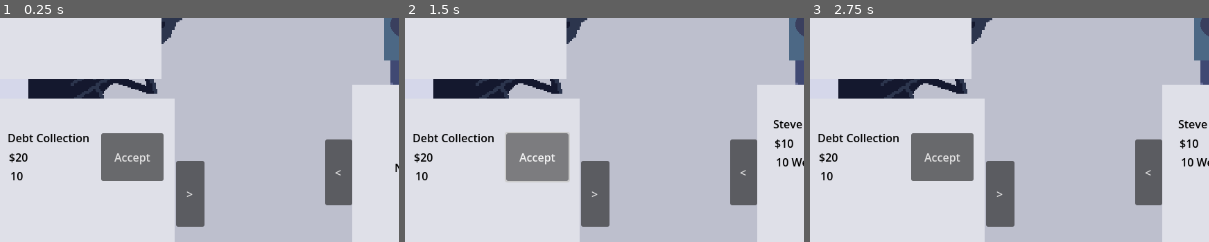
Above: before the commit, frames 1-3 (left to right).
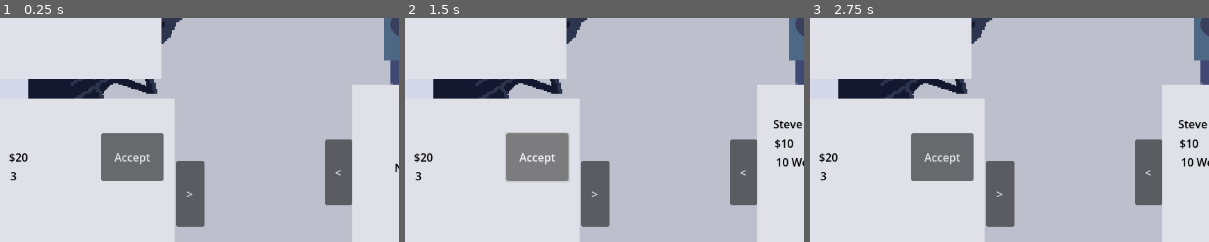
Above: after the commit, the same moments.

Repository: deruitda/ludum-dare-58
Game: Godot game, scene res://main.tscn
Same seed, same stepped clock (60 frames per second), same inputs: the game is played once before the commit and once after it.
Inputs:
- Up to frame 1 (0.25 s): no input
- Up to frame 2 (1.5 s): click "Accept" at 0.5 s; click "Accept" at 1.25 s
- Up to frame 3 (2.75 s): click "<" at 2 s
The pictures show only the part of the screen within x 14-64%, y 50-100%; the shares and areas given below are measured in that part.

The runs differ from the first frame. In frame 1, 0.5% of the frame differs, in the area x 2-23%, y 51-73%; in frame 2, 0.5%; in frame 3, 0.5%.

Commit message:
incomeStreams Type generator
incomeStreams Type generator

Diff:
--- /dev/null
+++ b/entities/IncomeStreams/IncomeStreamType/debt_collection.tres
@@ -0,0 +1,11 @@
+[gd_resource type="Resource" script_class="IncomeStreamTypeResource" load_steps=4 format=3 uid="uid://c2344ekwvlk2t"]
+
+[ext_resource type="Script" uid="uid://cifg2poebppj" path="res://entities/Worker/worker_type_resource.gd" id="1_of657"]
+[ext_resource type="Script" uid="uid://dtm2kuspofwj3" path="res://entities/IncomeStreams/income_stream_type_resource.gd" id="1_s7aht"]
+[ext_resource type="Resource" uid="uid://d1vf41qhlc86o" path="res://entities/Worker/WorkerType/soldier.tres" id="2_0kq84"]
+
+[resource]
+script = ExtResource("1_s7aht")
+type = "Debt Collection"
+accepted_worker_types = Array[ExtResource("1_of657")]([ExtResource("2_0kq84")])
+metadata/_custom_type_script = "uid://dtm2kuspofwj3"
--- /dev/null
+++ b/entities/IncomeStreams/debt_collection_resource.gd
@@ -0,0 +1,9 @@
+
+class_name DebtCollectionResource extends IncomeStreamStats
+
+#@export var income_stream_name: String = "Debt Collection"
+#@export var cost = 50
+#@export var capacity: int = 1
+#@export var duration_in_weeks: int = 3
+#@export var description: String = ""
+#@export var accepted_worker_types: Array = []
--- a/entities/IncomeStreams/income_stream.gd
+++ b/entities/IncomeStreams/income_stream.gd
@@ -3,16 +3,16 @@
 class_name IncomeStream
 
 @export var income_stream_name: String = ""
-@export var cost: int = 100
-@export var capacity: int = 1
 @export var income_per_week: int = 20
 @export var duration_in_weeks: int = 10
-@export var accepted_worker_types: Array = []
-
 @onready var active_weeks_transpired: int = 0
 @onready var total_weekly_income: int = 0
-
 @onready var currentWorkers: Array[Worker] = []
+@export var type: IncomeStreamTypeResource
+@export var cost = 50
+@export var capacity: int = 1
+@export var description: String = ""
+@export var accepted_worker_types: Array[WorkerTypeResource] = []
 
 func add_worker(worker: Worker) -> void:
 	if  capacity > len(currentWorkers):
--- /dev/null
+++ b/entities/IncomeStreams/income_stream_type_resource.gd
@@ -0,0 +1,20 @@
+extends Resource
+class_name IncomeStreamTypeResource
+
+@export var type: String
+
+@export var income_stream_name: String = ""
+@export var cost = 50
+@export var capacity: int = 1
+@export var duration_in_weeks: int = 3
+@export var description: String = ""
+@export var accepted_worker_types: Array[WorkerTypeResource] = []
+
+func create_income_stream_node() -> IncomeStream:
+	var income_stream = IncomeStream.new()
+	income_stream.type = self
+
+	income_stream.cost = cost
+	income_stream.duration_in_weeks = duration_in_weeks
+
+	return income_stream
--- a/entities/Worker/worker_resource.gd
+++ /dev/null
@@ -1,6 +0,0 @@
-extends Node
-
-class_name WorkerResource
-
-@export var worker_name: String
-@export var worker_type: WorkerTypeResource
--- a/managers/IncomeStreamsManagers/potential_income_stream_manager.gd
+++ b/managers/IncomeStreamsManagers/potential_income_stream_manager.gd
@@ -3,11 +3,28 @@
 
 signal potential_income_stream_generated(income_stream: IncomeStream)
 signal income_stream_accepted(income_stream: IncomeStream)
+var income_stream_types = [preload("res://entities/IncomeStreams/IncomeStreamType/debt_collection.tres")]
 
 func generate_income_stream() -> void:
-	var new_income_stream = IncomeStream.new()
-	new_income_stream.income_stream_name = generate_name()
-	new_income_stream.accepted_worker_types = [preload("res://entities/Worker/WorkerType/soldier.tres")]
+	var income_stream_type: IncomeStreamTypeResource = income_stream_types.pick_random()
+	var new_income_stream = income_stream_type.create_income_stream_node()
+	#match new_income_stream.type:
+		#"Debt Collection":
+			#new_income_stream.name = generate_name()
+			#new_income_stream.income_per_week = generate_income_stream()
+			#new_income_stream.duration_in_weeks = generate_duration_in_weeks()
+			#new_income_stream.active_weeks_transpired = generate_active_weeks_transpired()
+			#new_income_stream.total_weekly_income = generate_total_weekly_income()
+			#new_income_stream.currentWorkers = []
+			#new_income_stream.cost = generate_cost()
+			#new_income_stream.capacity = generate_capacity()
+			#new_income_stream.description = generate_description()
+			#new_income_stream.accepted_worker_types = generate_accepted_worker_types()
+			#print
+
+
+	#////new_income_stream.income_stream_name = generate_name()
+	#//new_income_stream.accepted_worker_types = [preload("res://entities/Worker/WorkerType/soldier.tres")]
 	add_child(new_income_stream)
 	potential_income_stream_generated.emit(new_income_stream)
 
--- a/managers/candidate_manager.gd
+++ b/managers/candidate_manager.gd
@@ -4,6 +4,42 @@
 signal worker_generated(worker: Worker)
 signal worker_hired(worker: Worker)
 
+var worker_first_names = [
+	"Luca",
+	"Fioremante",
+	"Aria",
+	"Enzo",
+	"Emiliano",
+	"Giovanni",
+	"Matteo",
+	"Nico",
+	"Armani",
+	"Romeo",
+	"Santino",
+	"Marco",
+	"Gianni",
+	"Mario",
+	"Valentino",
+	"Rocco",
+	"Lorenzo",
+	"Dario",
+	"Ernesto",
+	"Alessio",
+	"Renzo",
+	"Federico",
+	"Amadeo",
+	"Tullio",
+	"Michelangelo",
+	"Dino",
+	"Fabrizio",
+    "Gaetano"
+]
+var worker_nicknames = [
+
+]
+var worker_lastnames = [
+
+]
 func _ready() -> void:
 	pass
 	#CandidateManagerSignalBus.hire_worker_button_pressed.connect()
@@ -17,6 +53,8 @@
 	worker_generated.emit(new_worker)
 
 func generate_name() -> String:
+	#var worker_name = worker_first_names[randi() % worker_first_names.size()] + worker_nicknames[randi() % worker_nicknames.size()] + worker_last_names[randi() % worker_last_names.size()]
+
 	return "Steve"
 
 func get_hierable_workers() -> Array[Worker]:
--- /dev/null
+++ b/test/neshTest.gd
@@ -0,0 +1,37 @@
+extends Node2D
+class_name neshTest
+
+@onready var candidate_manager: CandidateManager = $CandidateManager
+@onready var worker_manager: WorkerManager = $WorkerManager
+@onready var potential_income_stream_manager: PotentialIncomeStreamsManager = $PotentialIncomeStreamManager
+@onready var accepted_income_stream_manager: AcceptedIncomeStreamsManager = $AcceptedIncomeStreamManager
+
+func _ready() -> void:
+	print('test')
+	candidate_manager.generate_worker()
+	candidate_manager.generate_worker()
+	candidate_manager.generate_worker()
+
+
+
+	var hierable_workers = candidate_manager.get_hierable_workers()
+	print(len(hierable_workers))
+
+	potential_income_stream_manager.generate_income_stream()
+	potential_income_stream_manager.generate_income_stream()
+	potential_income_stream_manager.generate_income_stream()
+	potential_income_stream_manager.generate_income_stream()
+	var income_stream = potential_income_stream_manager.accept_income_stream_by_index(0)
+
+	accepted_income_stream_manager.accept_income_stream(income_stream)
+
+	var potential_income_streams = potential_income_stream_manager.get_potential_income_streams()
+	print(len(potential_income_streams))
+
+	var selected_worker = worker_manager.get_worker_by_index(1)
+	var selected_income_stream = accepted_income_stream_manager.get_income_stream_by_index(1)
+
+
+	selected_income_stream.add_worker(selected_worker)
+
+	print(selected_income_stream.currentWorkers)
--- /dev/null
+++ b/test/neshTest.tscn
@@ -0,0 +1,41 @@
+[gd_scene load_steps=10 format=3 uid="uid://wxqhjfte5tpc"]
+
+[ext_resource type="Texture2D" uid="uid://o8uu8qru7f4k" path="res://assets/proto/background.png" id="1_ccn0v"]
+[ext_resource type="Script" uid="uid://d357h8upue4fy" path="res://desk/room.gd" id="1_h36es"]
+[ext_resource type="PackedScene" uid="uid://bhoid1trkoqrp" path="res://desk/Resumes/resumes.tscn" id="2_xcxlp"]
+[ext_resource type="PackedScene" uid="uid://cg62p43atjvcx" path="res://desk/phone.tscn" id="3_4is0s"]
+[ext_resource type="PackedScene" uid="uid://04sehxv1q6xu" path="res://desk/money_counter.tscn" id="4_4is0s"]
+[ext_resource type="PackedScene" uid="uid://7djoso36p0b4" path="res://desk/WorkerManagers/candidate_manager.tscn" id="5_bnidx"]
+[ext_resource type="PackedScene" uid="uid://bqspr2io7mkjl" path="res://desk/WorkerManagers/worker_manager.tscn" id="6_bs3hi"]
+[ext_resource type="PackedScene" uid="uid://ddutbdrluxxjn" path="res://desk/IncomeStreamsManagers/potential_income_stream_manager.tscn" id="8_x1u2a"]
+[ext_resource type="PackedScene" uid="uid://7t8sq5x7di2w" path="res://desk/IncomeStreamsManagers/accepted_income_stream_manager.tscn" id="9_bil3o"]
+
+[node name="Room" type="Node2D" node_paths=PackedStringArray("candidate_manager", "worker_manager")]
+script = ExtResource("1_h36es")
+candidate_manager = NodePath("CandidateManager")
+worker_manager = NodePath("WorkerManager")
+
+[node name="Background" type="Sprite2D" parent="."]
+position = Vector2(579, 324.5)
+scale = Vector2(1.7875, 1.7972223)
+texture = ExtResource("1_ccn0v")
+
+[node name="Resumes" parent="." node_paths=PackedStringArray("candidate_manager") instance=ExtResource("2_xcxlp")]
+position = Vector2(216, 510)
+scale = Vector2(0.7, 0.7)
+candidate_manager = NodePath("../CandidateManager")
+
+[node name="Phone" parent="." instance=ExtResource("3_4is0s")]
+position = Vector2(509, 465)
+
+[node name="MoneyCounter" parent="." instance=ExtResource("4_4is0s")]
+position = Vector2(929, 558)
+
+[node name="CandidateManager" parent="." instance=ExtResource("5_bnidx")]
+
+[node name="WorkerManager" parent="." node_paths=PackedStringArray("candidate_manager") instance=ExtResource("6_bs3hi")]
+candidate_manager = NodePath("../CandidateManager")
+
+[node name="PotentialIncomeStreamManager" parent="." instance=ExtResource("8_x1u2a")]
+
+[node name="AcceptedIncomeStreamManager" parent="." instance=ExtResource("9_bil3o")]
Not shown, added: entities/IncomeStreams/debt_collection_resource.gd.uid
Not shown, added: entities/IncomeStreams/income_stream_type_resource.gd.uid
Not shown, removed: entities/Worker/worker_resource.gd.uid
Not shown, added: test/neshTest.gd.uid
